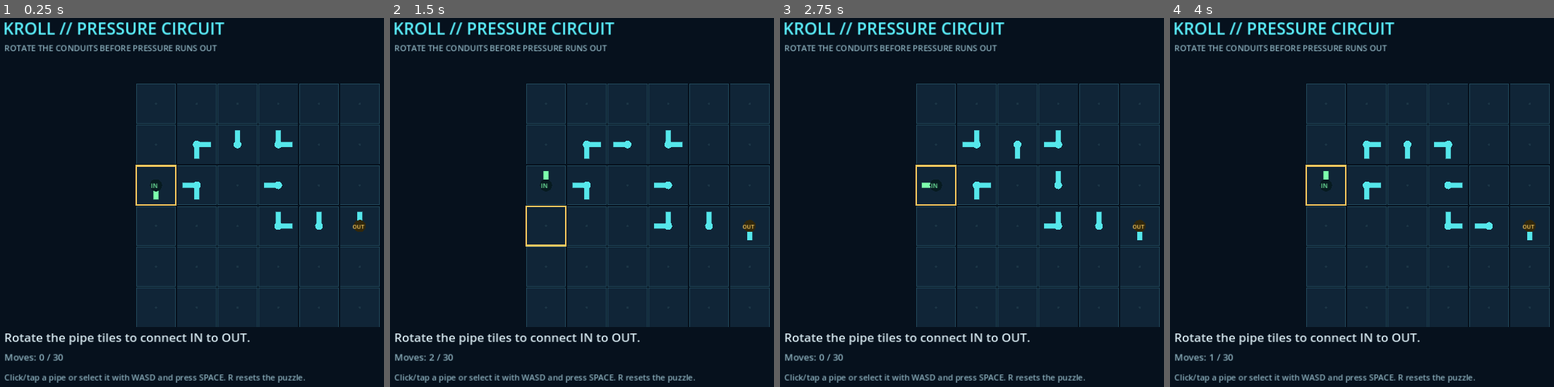
Above: before the commit, frames 1-4 (left to right).
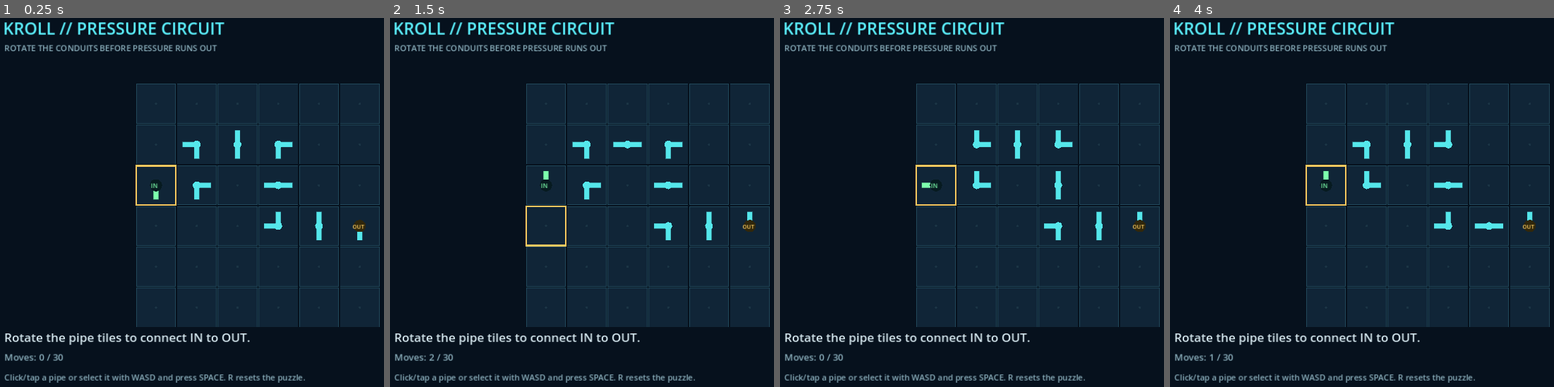
Above: after the commit, the same moments.

Repository: qaqp980520-prog/2126-Survival
Game: Godot game, scene res://main.tscn
Two runs of this game, one before a commit and one after it. Both use one fixed random seed, a clock stepped at 60 frames per second and the inputs below.
Inputs (mouse positions are in pixels of both pictures, inside the frame that each line leads up to):
- Up to frame 1 (0.25 s): no input
- Up to frame 2 (1.5 s): tap Enter at 0.5, 1.35 s; move the mouse to (773, 184) at 0.52 s; hold D 0.53-1.28 s; tap R at 0.6 s; click (773, 184) at 0.67 s; tap Space at 0.77, 1.25 s; move the mouse to (535, 224) at 1.27 s; hold S from 1.28 s (still down)
- Up to frame 3 (2.75 s): tap Space at 1.52 s; tap Enter at 2 s; move the mouse to (1094, 117) at 2.02 s; release S at 2.03 s; hold D from 2.03 s (still down); tap R at 2.1 s
- Up to frame 4 (4 s): tap Space at 2.75, 3.02, 3.77 s; move the mouse to (1400, 283) at 2.77 s; release D at 2.78 s; hold W 2.78-3.53 s; tap Enter at 2.85, 3.5 s; click (1400, 283) at 2.92 s; move the mouse to (outside the picture) at 3.52 s; hold A from 3.53 s (still down); tap R at 3.6 s

The runs differ from the first frame. In frame 1, 0.6% of the frame differs, in the area x 47-95%, y 30-61%; in frame 2, 0.6%; in frame 3, 0.6%; in frame 4, 0.5%.

Commit message:
Fix reverse connector direction in stored pipe solution

Diff:
--- a/daily_games/KROLL_Pressure_Circuit/rules.gd
+++ b/daily_games/KROLL_Pressure_Circuit/rules.gd
@@ -30,7 +30,9 @@
 	for index in range(path.size()):
 		var mask := 0
 		if index > 0:
-			mask |= _direction_bit(path[index] - path[index - 1])
+			# Connector bits point outward from this cell, so the previous
+			# path cell is the reverse of the forward path delta.
+			mask |= _direction_bit(path[index - 1] - path[index])
 		if index < path.size() - 1:
 			mask |= _direction_bit(path[index + 1] - path[index])
 		solution_masks[_cell_index(path[index])] = mask
